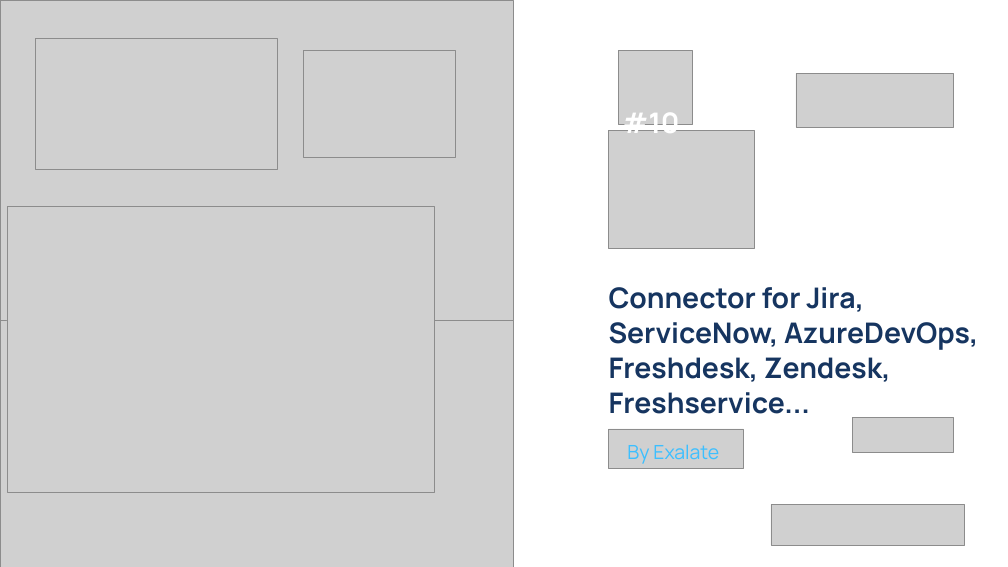
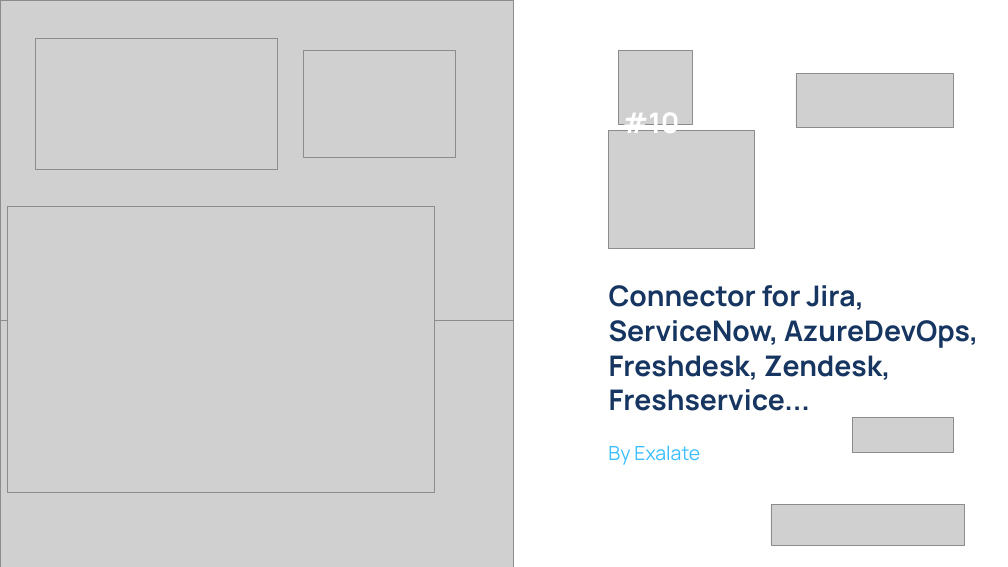
Before and after one commit to slovvpoke/presentation_generator, a slide deck: slide 11 of Copy of SFApps.info Best Apps Presentation Template.pptx. Drawn at 1008x567 pixels with LibreOffice and Linux fonts; fonts in the diff are those of the drawing; grey boxes stand for pictures. Boxes give left, top, right and bottom in pixels: in the first picture for what was removed or moved away, otherwise in the second. Text is boxed around its words. In the diff, an @@ line names an element or a change of style, - is before the commit and + after.

Commit message:
Change text alignment to right on closing slide in presentation template

```diff
--- a/Copy of SFApps.info Best Apps Presentation Template.pptx
+++ b/Copy of SFApps.info Best Apps Presentation Template.pptx
@@ text "Connector for Jira, ServiceNow, AzureDevOps, ..." at [609,285,978,411]: vertical alignment top to bottom @@
@@ text "By Exalate": place and size @@
-text "By Exalate" at [627,444,719,464]
+text "By Exalate" at [608,445,700,465]
@@ picture removed at [608,429,743,468] @@
```
Also in this commit, not shown: 10 other slides changed, 2 other files.
